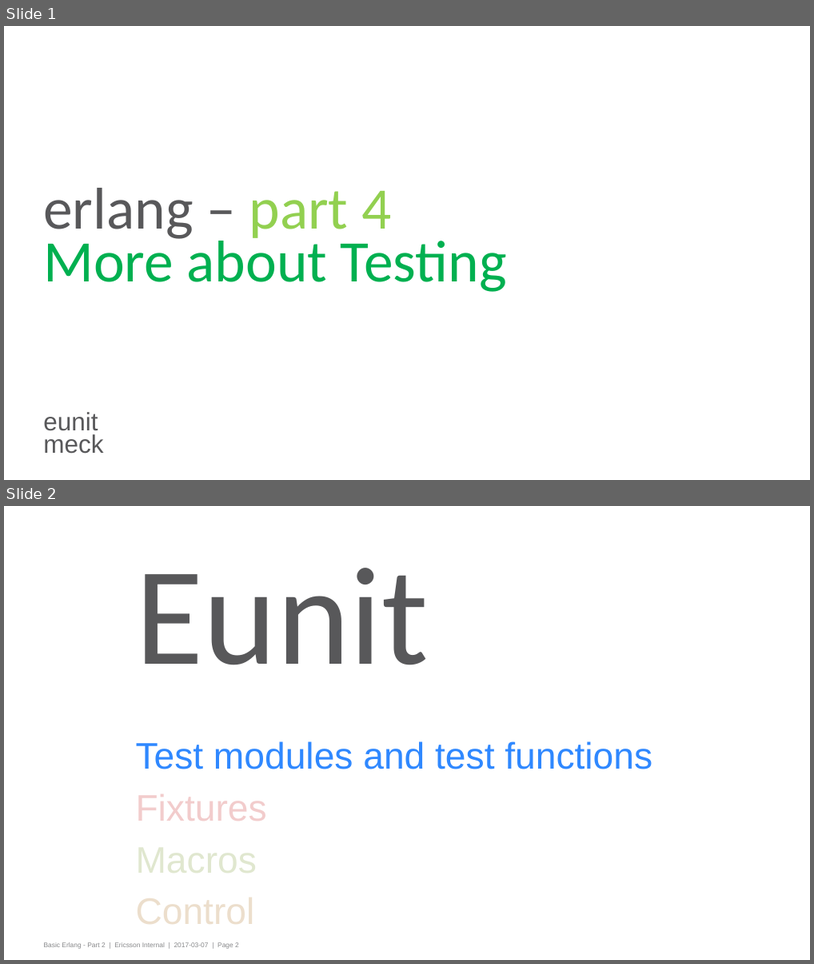
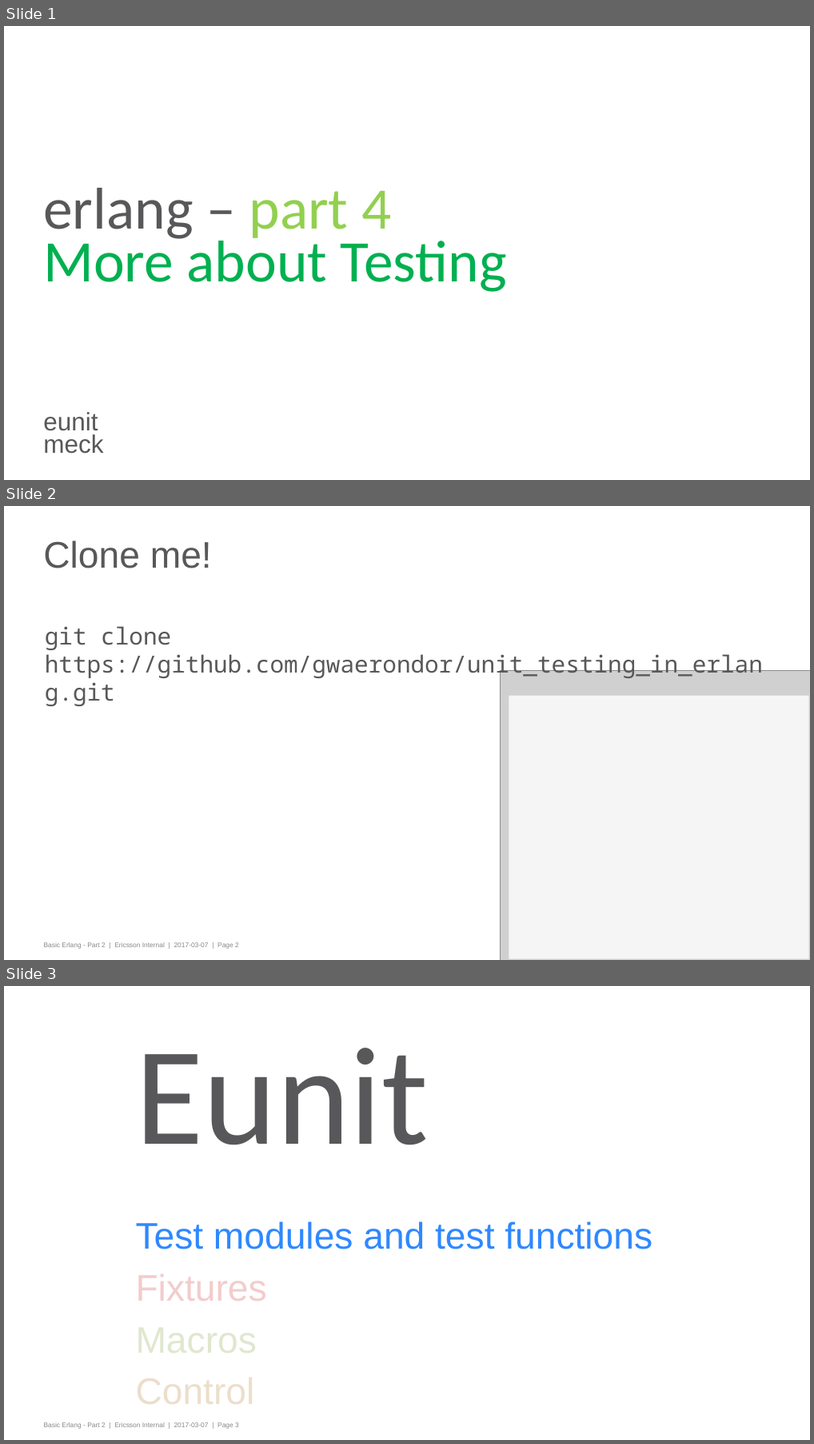
Before and after one commit to gwaerondor/unit_testing_in_erlang, a slide deck: basic_erlang_4/presentation/erlang_part_4_testing.pptx. Shown one above the other, each under a label of ours: slides 1 and 2 before the commit, slides 1, 2 and 3 after it. The pictures are 814x964 and 814x1444 pixels, drawn with LibreOffice and Linux fonts; fonts in the diff are those of the drawing; grey boxes stand for pictures; background and template pictures are left out. Boxes give left, top, right and bottom in pixels: in the first picture for what was removed or moved away, otherwise in the second. Text is boxed around its words. In the diff, an @@ line names an element or a change of style, - is before the commit and + after.

```diff
--- a/basic_erlang_4/presentation/erlang_part_4_testing.pptx
+++ b/basic_erlang_4/presentation/erlang_part_4_testing.pptx
@@ slide 2 added at bbox=[4, 506, 810, 960], background #FFFFFF; not listed: 1 template element that a slide beside it also shows @@
@@ title added at bbox=[43, 540, 212, 568], 44 pt, text #58585A @@
+Clone me!
@@ text added at bbox=[45, 626, 763, 706], 28 pt, text #58585A @@
+git clone
+https://github.com/gwaerondor/unit_testing_in_erlang.git
@@ picture added at bbox=[500, 670, 810, 960] @@
@@ rectangle added at bbox=[509, 696, 809, 959], fill #FFFFFF at 80% opacity @@
@@ what was slide 2 is now slide 3 @@
```
Also in this commit, not shown: 1 slide changed, 1 other slide added, 3 other files.
